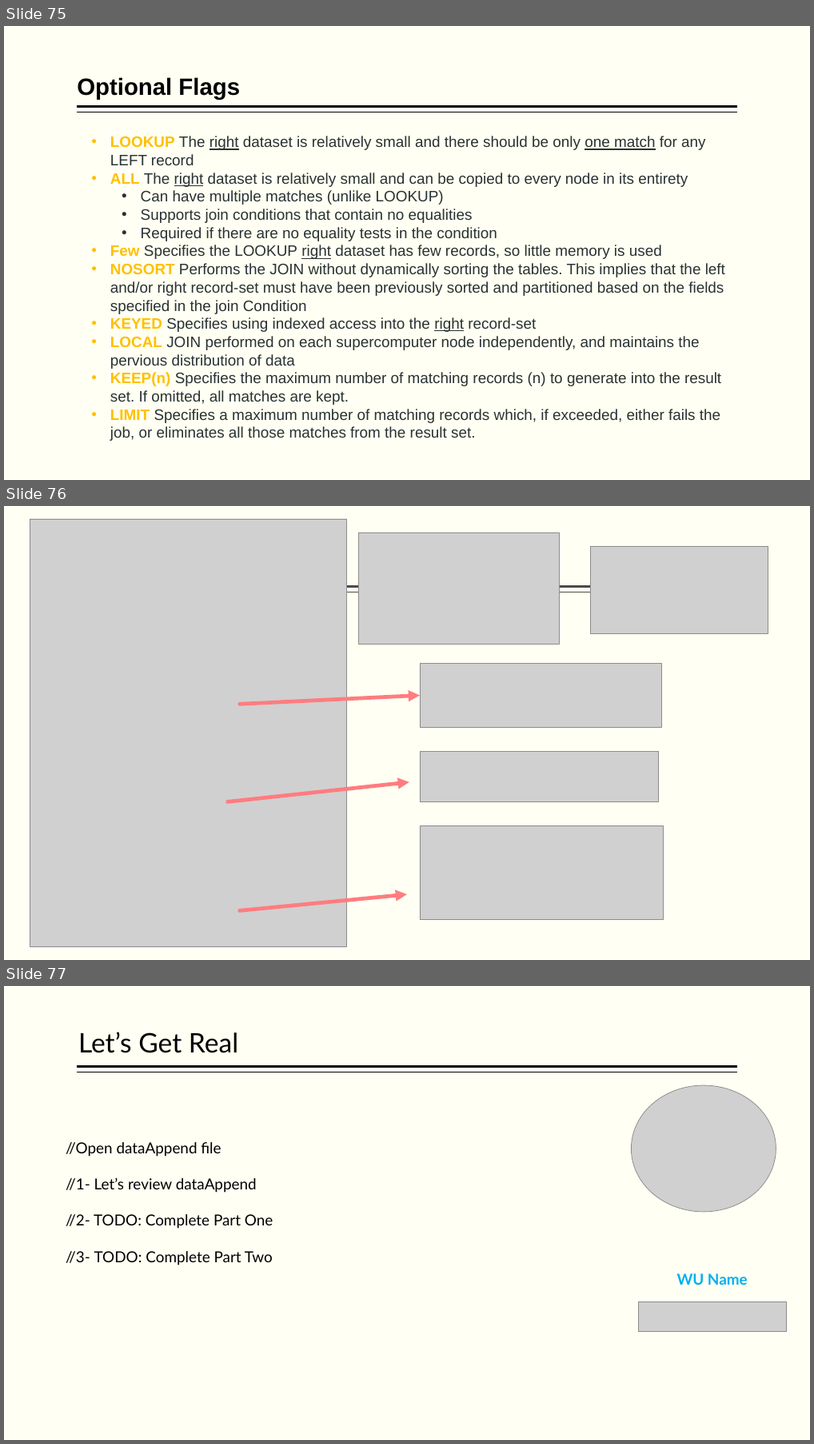
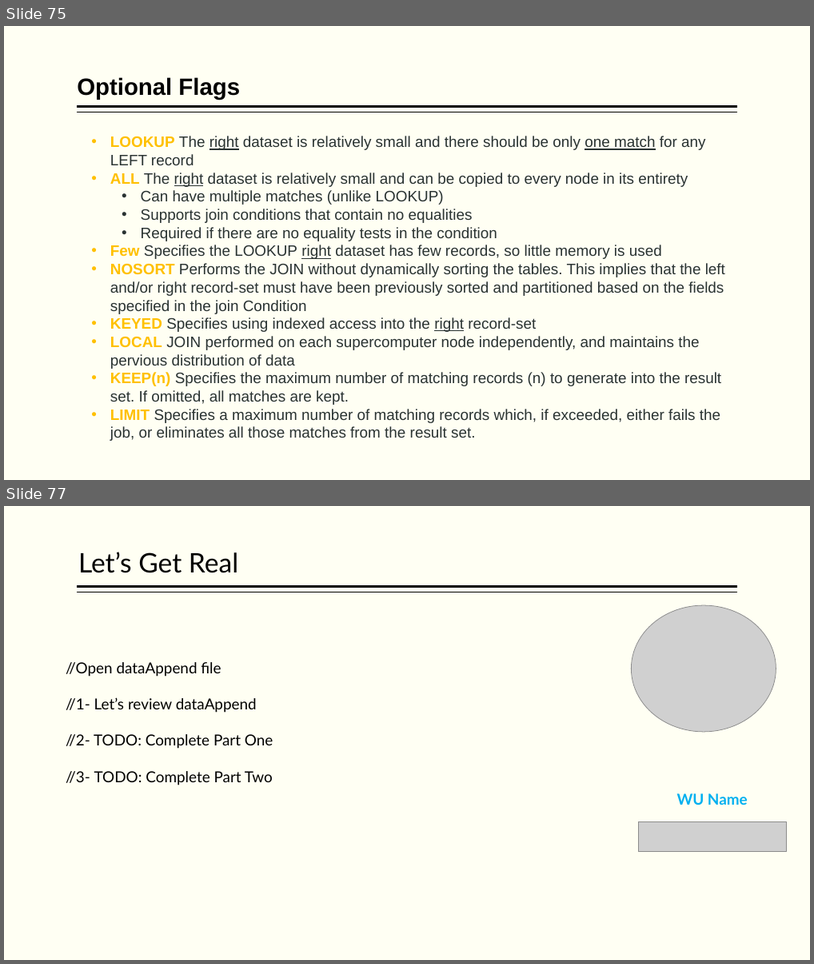
Before and after one commit to hpccsystems-solutions-lab/NCF-2021, a slide deck: BigData-ECL-NCF-2021.pptx. Shown one above the other, each under a label of ours: slides 75, 76 and 77 before the commit, slides 75 and 77 after it; the slides between them are not shown. The pictures are 814x1444 and 814x964 pixels, drawn with LibreOffice and Linux fonts; fonts in the diff are those of the drawing; grey boxes stand for pictures. Boxes give left, top, right and bottom in pixels: in the first picture for what was removed or moved away, otherwise in the second. Text is boxed around its words. In the diff, an @@ line names an element or a change of style, - is before the commit and + after.

```diff
--- a/BigData-ECL-NCF-2021.pptx
+++ b/BigData-ECL-NCF-2021.pptx
@@ slide 76 removed at (4,506,810,960), background #FFFFF3 @@
@@ picture removed at (30,520,346,946) @@
@@ picture removed at (358,532,559,644) @@
@@ picture removed at (591,546,769,634) @@
@@ line removed from (738, 587) to (77, 587) @@
@@ line removed from (738, 592) to (77, 592) @@
@@ picture removed at (420,664,662,727) @@
@@ arrow removed from (240, 704) to (420, 696) @@
@@ picture removed at (420,751,659,801) @@
@@ arrow removed from (228, 802) to (410, 782) @@
@@ picture removed at (420,825,664,919) @@
@@ arrow removed from (240, 910) to (407, 894) @@
```
Also in this commit, not shown: 2 slides added, 3 other files.
